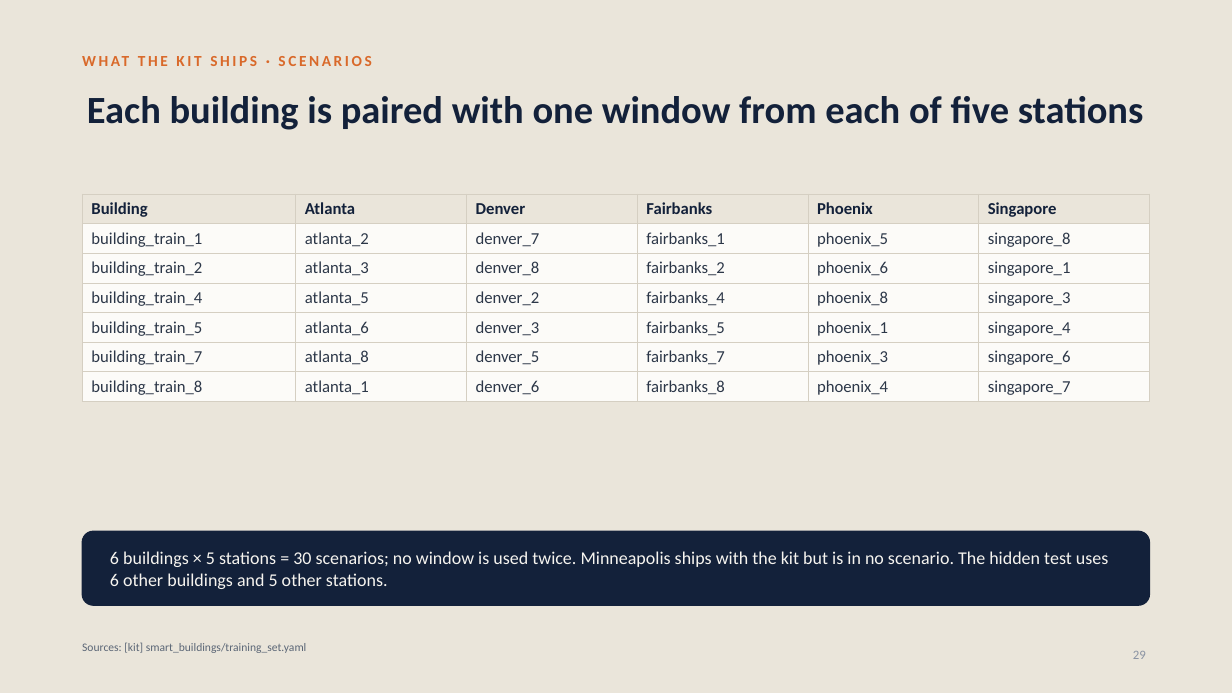
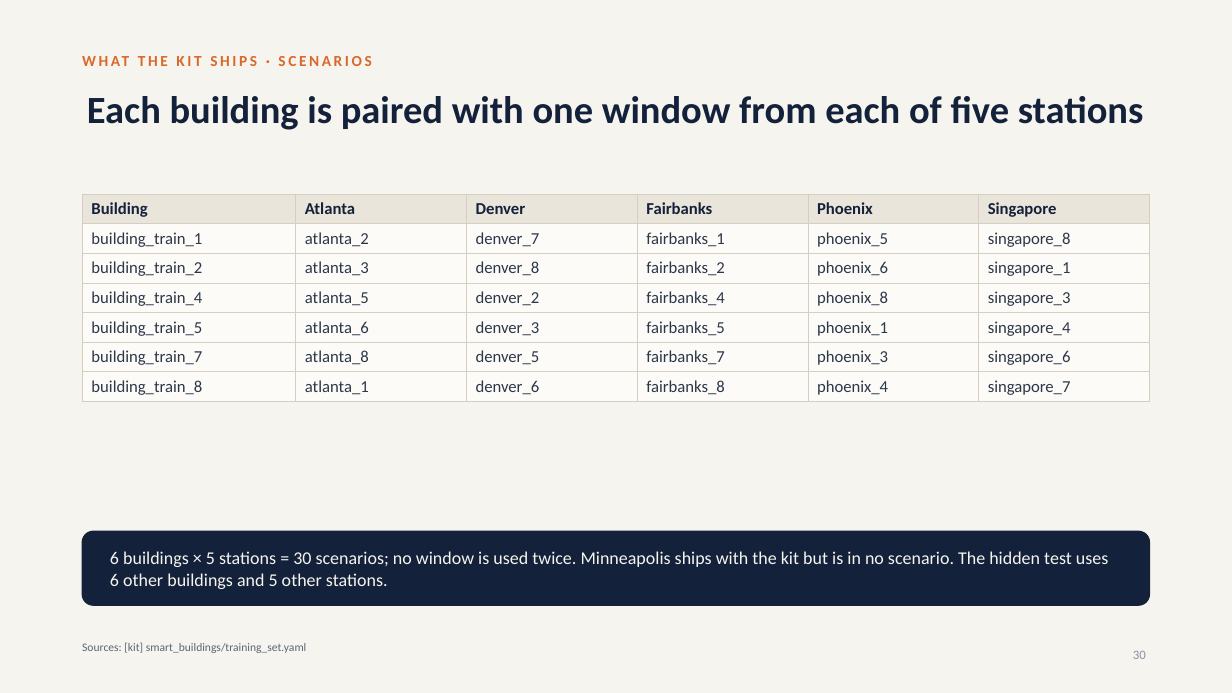
Before and after one commit to srivathsanb14/working-code, a slide deck: slide 30 of docs/One_Controller_for_Every_Building_meeting.pptx (slide 29 before the commit). Drawn at 1232x693 pixels with LibreOffice and Linux fonts; fonts in the diff are those of the drawing. Boxes give left, top, right and bottom in pixels: in the first picture for what was removed or moved away, otherwise in the second. Text is boxed around its words. In the diff, an @@ line names an element or a change of style, - is before the commit and + after.

```diff
--- a/docs/One_Controller_for_Every_Building_meeting.pptx
+++ b/docs/One_Controller_for_Every_Building_meeting.pptx
@@ background #EAE5DA to #F6F4EF @@
@@ page number at (x1=1133, y1=651, x2=1146, y2=659): text changed @@
-29
+30
```
Also in this commit, not shown: 6 other slides changed, 2 slides added, 4 other files.
